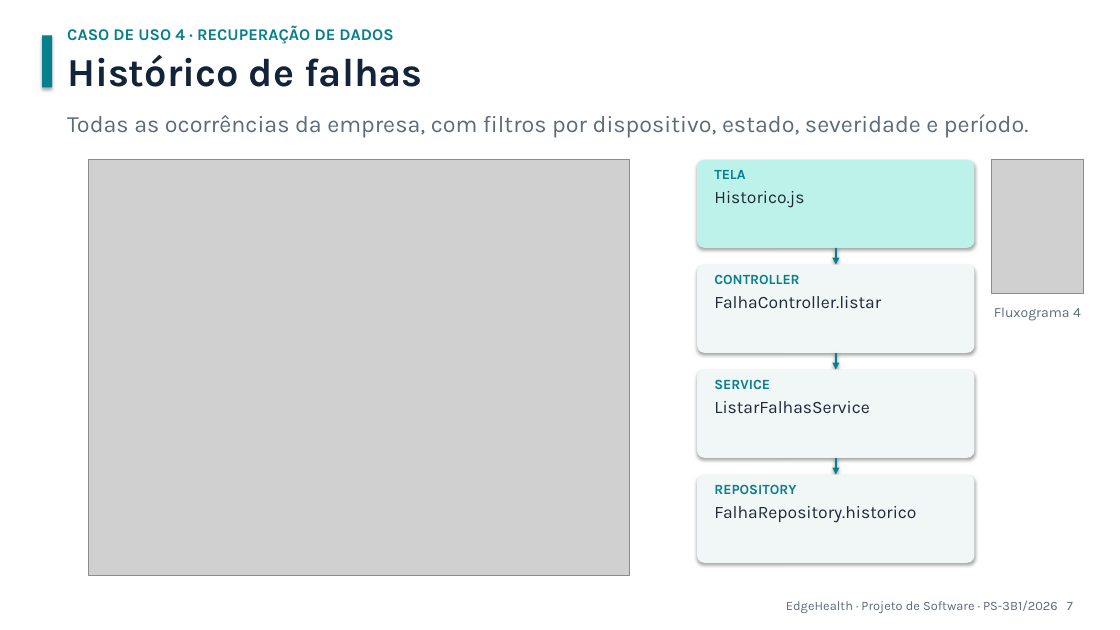
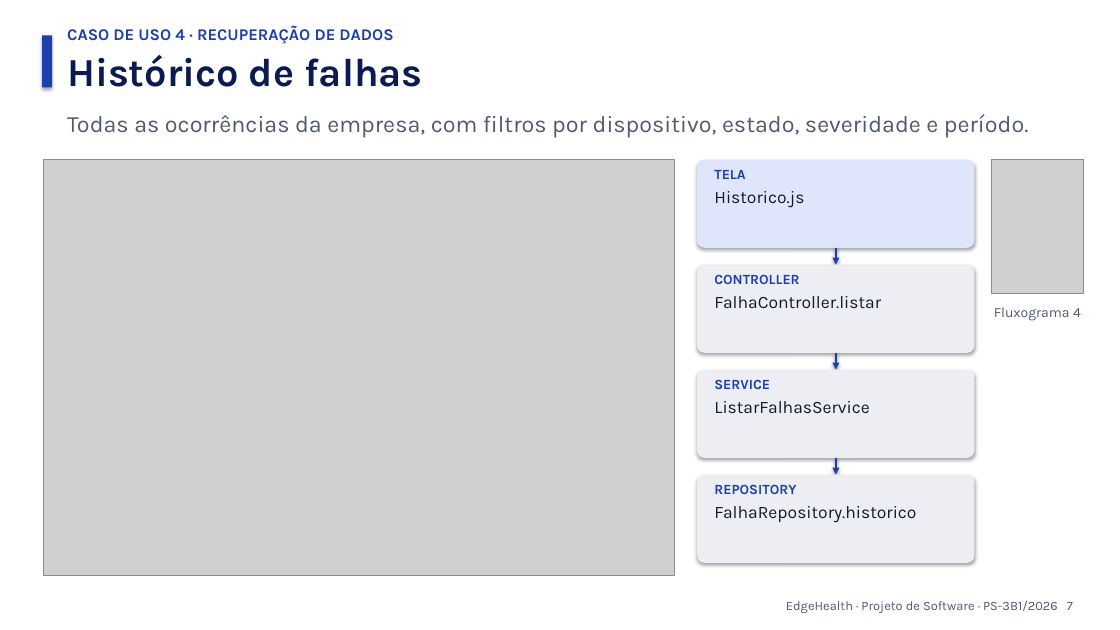
Before and after one commit to MarceloRodriguesDoNascimento/EdgeHealth, a slide deck: slide 7 of apresentacao/EdgeHealth_Apresentacao_Final.pptx. Drawn at 1120x630 pixels with LibreOffice and Linux fonts; fonts in the diff are those of the drawing; grey boxes stand for pictures. Boxes give left, top, right and bottom in pixels: in the first picture for what was removed or moved away, otherwise in the second. Text is boxed around its words. In the diff, an @@ line names an element or a change of style, - is before the commit and + after.

```diff
--- a/apresentacao/EdgeHealth_Apresentacao_Final.pptx
+++ b/apresentacao/EdgeHealth_Apresentacao_Final.pptx
@@ text "CASO DE USO 4 · ..." at [67,26,393,44]: text colour #087F8C to #1C3FAB @@
@@ rectangle at [42,35,52,87]: fill #087F8C to #1C3FAB @@
@@ text "Histórico de falhas" at [67,55,422,87]: text colour #12233A to #0A1A52 @@
@@ picture: place and size @@
-picture at [88,160,630,576]
+picture at [44,160,675,576]
@@ rounded rectangle "TELA" at [697,160,975,248]: text colour #087F8C to #1C3FAB in "TELA"; text colour #1F2A37 to #131A2B in "Historico.js"; fill #BDF2EA to #DFE6FB @@
@@ rounded rectangle "CONTROLLER" at [697,265,975,353]: text colour #087F8C to #1C3FAB in "CONTROLLER"; text colour #1F2A37 to #131A2B in "FalhaController.listar"; fill #F1F6F7 to #ECEEF3 @@
@@ arrow (836, 248) - (836, 265): stroke #087F8C 2 pt to #1C3FAB 2 pt @@
@@ text colour #5B6B7B to #505A6E in 3 elements at [786,600,1073,613], [67,114,1029,138], [994,307,1081,321] @@
@@ arrow (836, 353) - (836, 370): stroke #087F8C 2 pt to #1C3FAB 2 pt @@
@@ rounded rectangle "SERVICE" at [697,370,975,458]: text colour #087F8C to #1C3FAB in "SERVICE"; text colour #1F2A37 to #131A2B in "ListarFalhasService"; fill #F1F6F7 to #ECEEF3 @@
@@ rounded rectangle "REPOSITORY" at [697,475,975,563]: text colour #087F8C to #1C3FAB in "REPOSITORY"; text colour #1F2A37 to #131A2B in "FalhaRepository.historico"; fill #F1F6F7 to #ECEEF3 @@
@@ arrow (836, 458) - (836, 475): stroke #087F8C 2 pt to #1C3FAB 2 pt @@
```
Also in this commit, not shown: 15 other slides changed, 41 other files.
